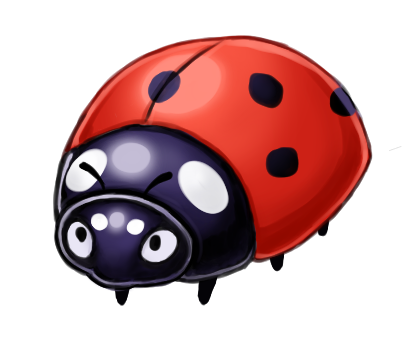
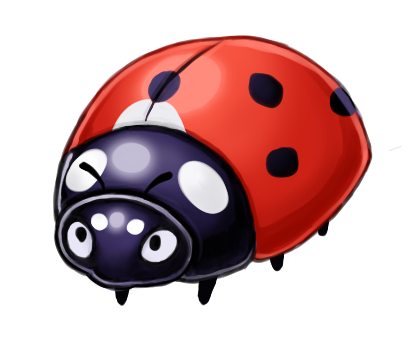
Two versions of the same layered image (420 × 344). Layer-by-layer changes:
painted on "neck" over [58, 123, 190, 277]
painted on "body" over [63, 97, 256, 261]
